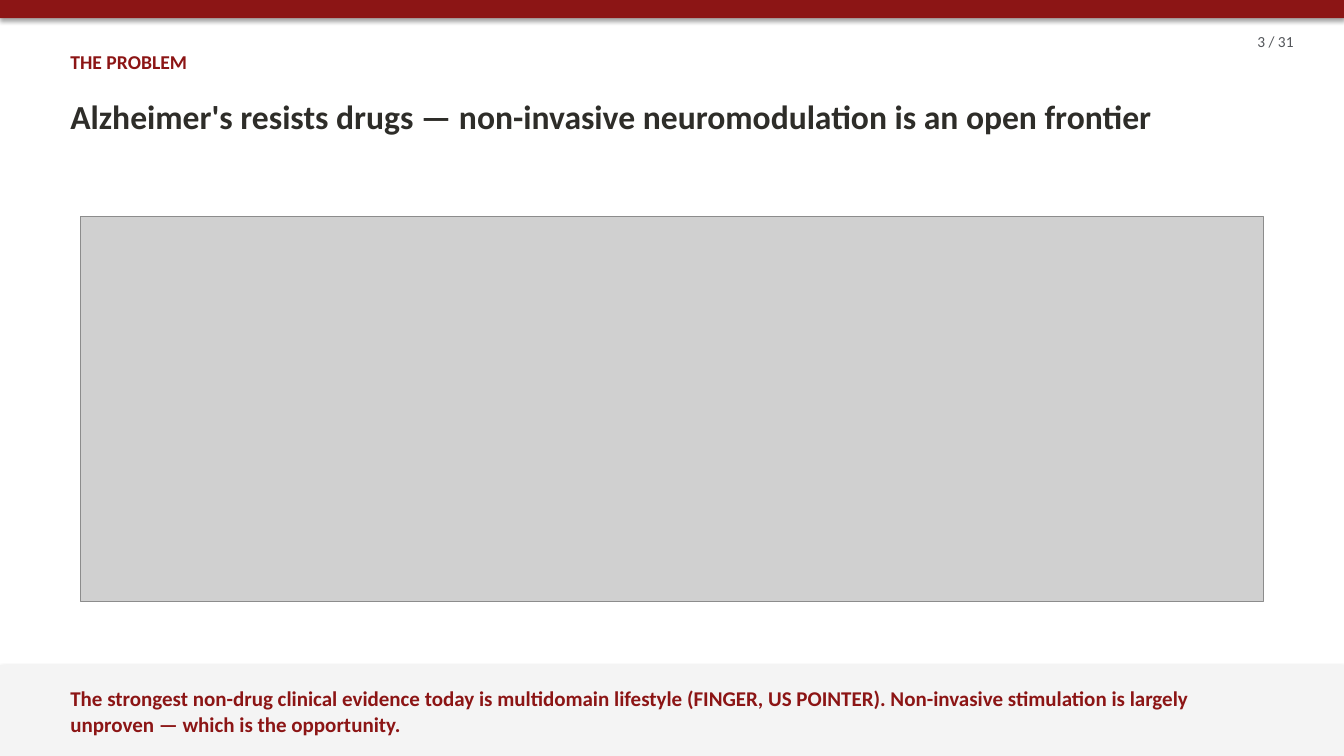
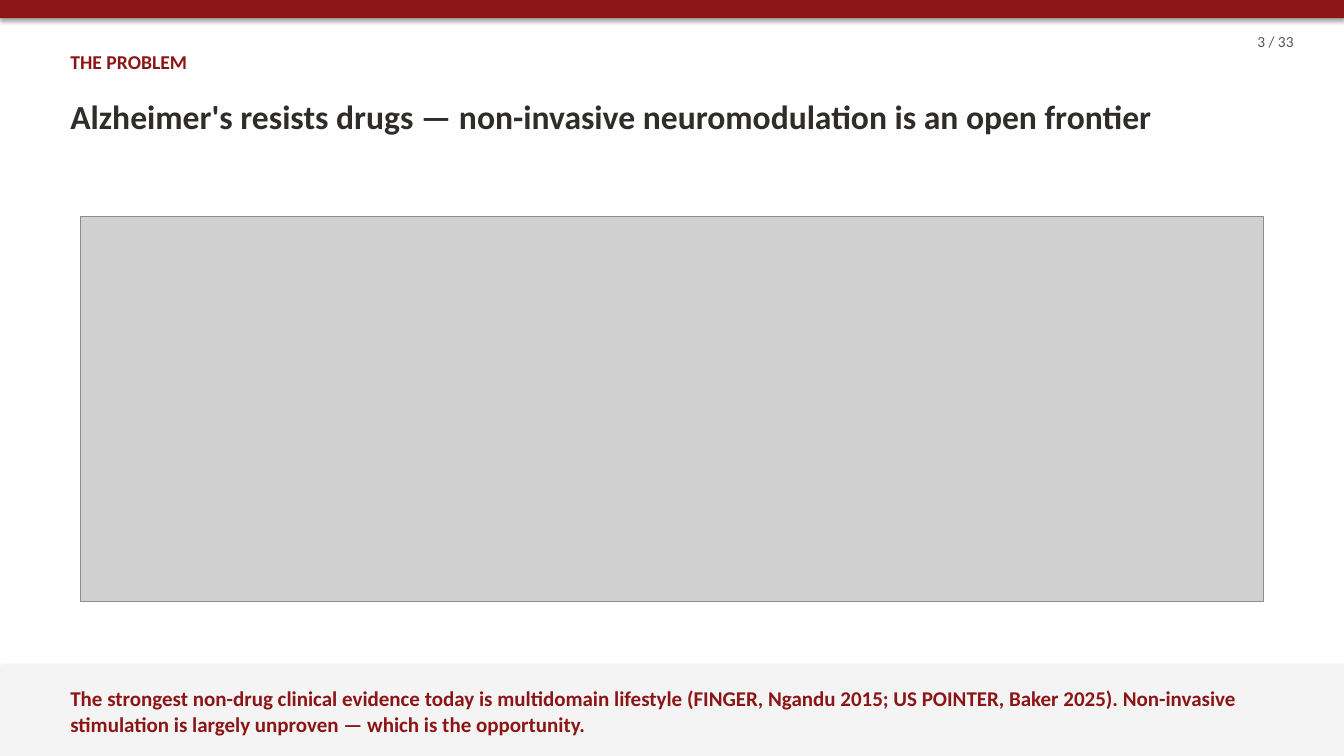
Before and after one commit to wehabit/hpaticmousebuzsakilab, a slide deck: slide 3 of presentation/haptic_brain_talk.pptx. Drawn at 1344x756 pixels with LibreOffice and Linux fonts; fonts in the diff are those of the drawing; grey boxes stand for pictures. Boxes give left, top, right and bottom in pixels: in the first picture for what was removed or moved away, otherwise in the second. Text is boxed around its words. In the diff, an @@ line names an element or a change of style, - is before the commit and + after.

```diff
--- a/presentation/haptic_brain_talk.pptx
+++ b/presentation/haptic_brain_talk.pptx
@@ text at <box>1257,37,1294,47</box>: text changed @@
-3 / 31
+3 / 33
@@ text at <box>70,690,1236,736</box>: text changed @@
-The strongest non-drug clinical evidence today is multidomain lifestyle (FINGER, US POINTER). Non-invasive stimulation is largely unproven — which is the opportunity.
+The strongest non-drug clinical evidence today is multidomain lifestyle (FINGER, Ngandu 2015; US POINTER, Baker 2025). Non-invasive stimulation is largely unproven — which is the opportunity.
```
Also in this commit, not shown: 29 other slides changed, 2 slides added, 5 other files.
